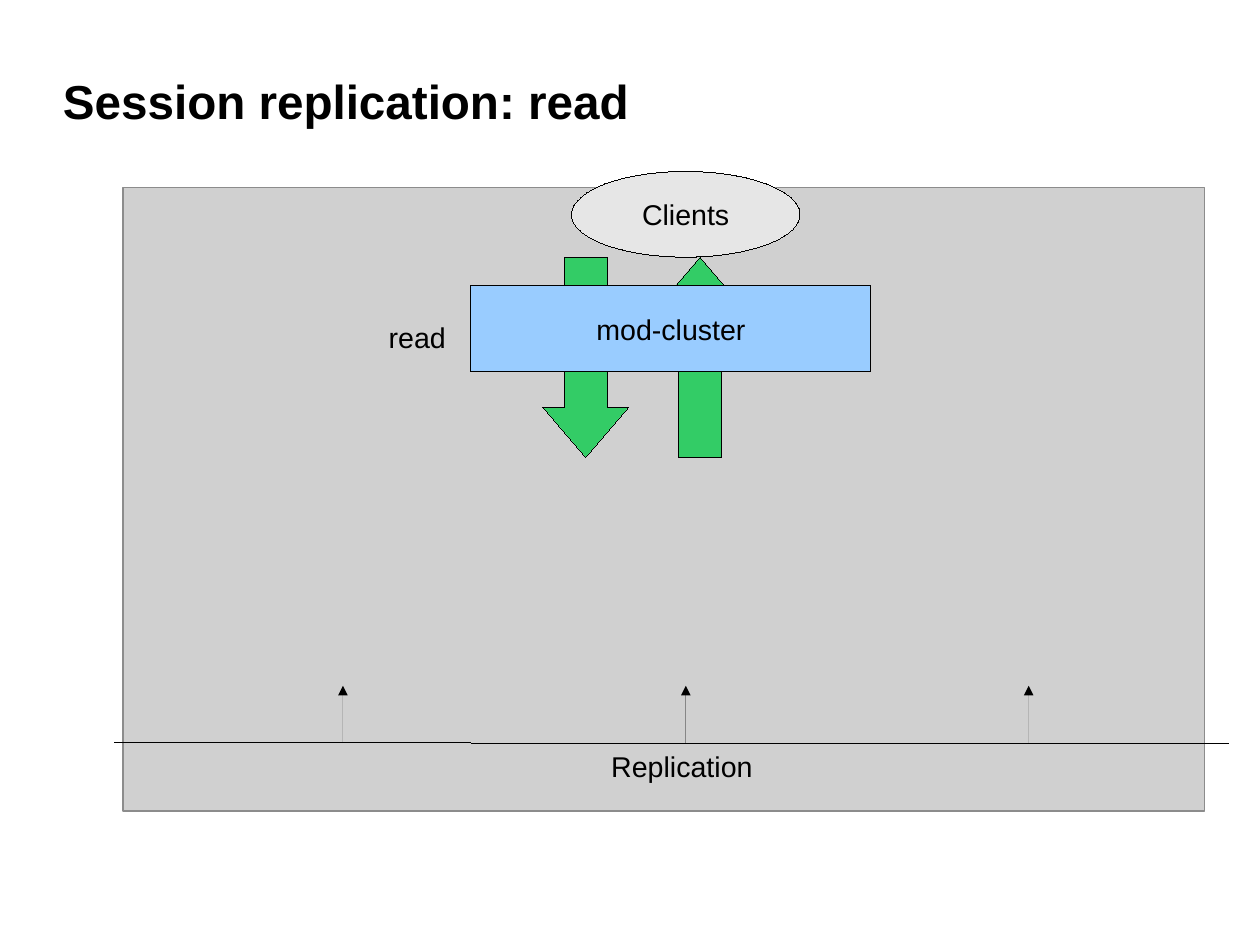
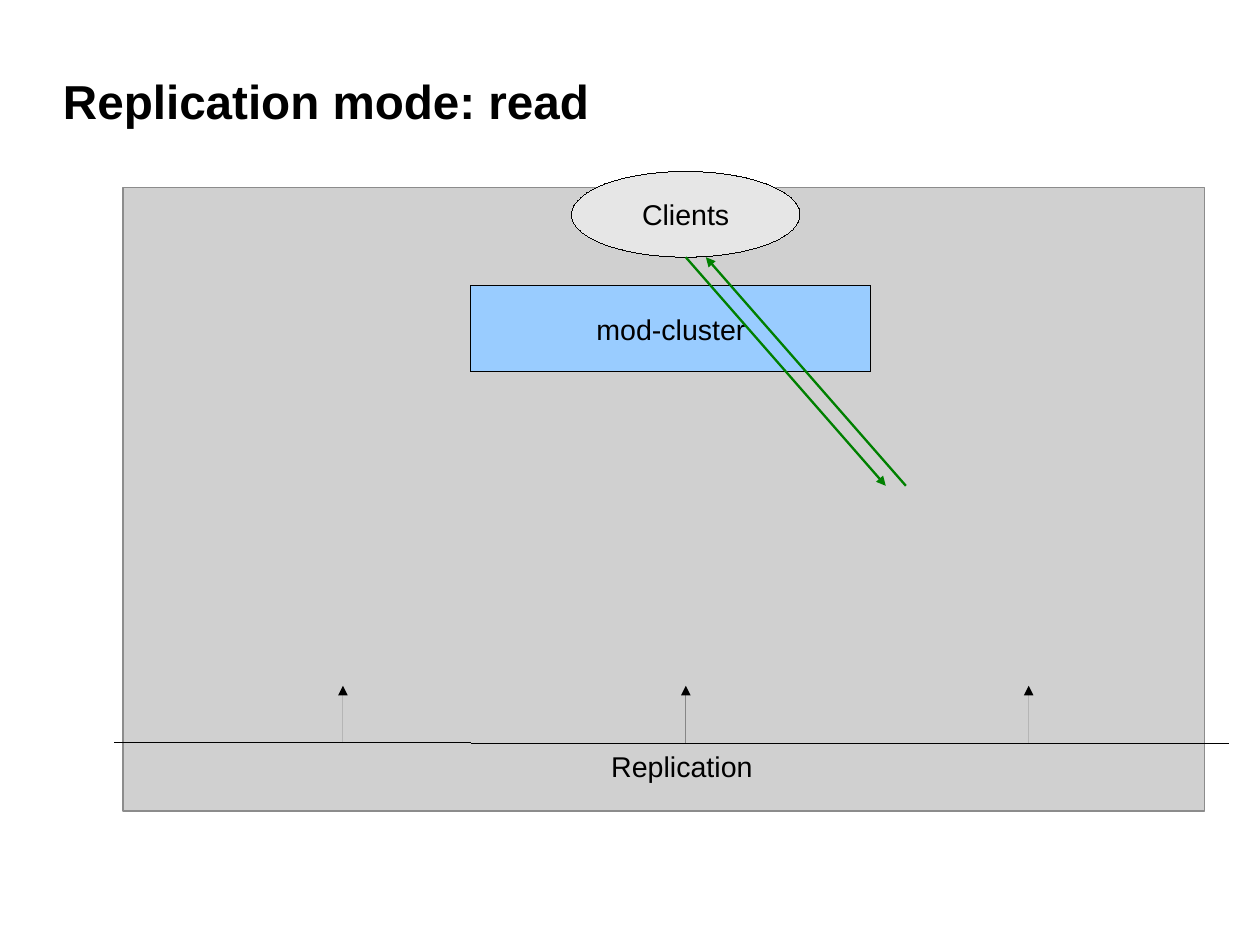
Before and after one commit to belaban/SessionPerf, a slide deck: slide 11 of docs/jbw2012.odp (slide 12 before the commit). Drawn at 1260x945 pixels with LibreOffice and Linux fonts; fonts in the diff are those of the drawing; grey boxes stand for pictures; background and template pictures are left out. Boxes give left, top, right and bottom in pixels: in the first picture for what was removed or moved away, otherwise in the second. Text is boxed around its words. In the diff, an @@ line names an element or a change of style, - is before the commit and + after.

```diff
--- a/docs/jbw2012.odp
+++ b/docs/jbw2012.odp
@@ title at bbox=[63, 84, 588, 128]: text changed @@
-Session replication: read
+Replication mode: read
@@ down arrow removed at bbox=[543, 257, 629, 457] @@
@@ up arrow removed at bbox=[657, 257, 743, 457] @@
@@ arrow added from (686, 257) to (886, 486), #008000 1.45 pt @@
@@ arrow added from (907, 486) to (707, 257), #008000 1.45 pt @@
@@ text removed at bbox=[389, 327, 446, 349] @@
-read
```
Also in this commit, not shown: 6 other slides changed, 1 slide added.
